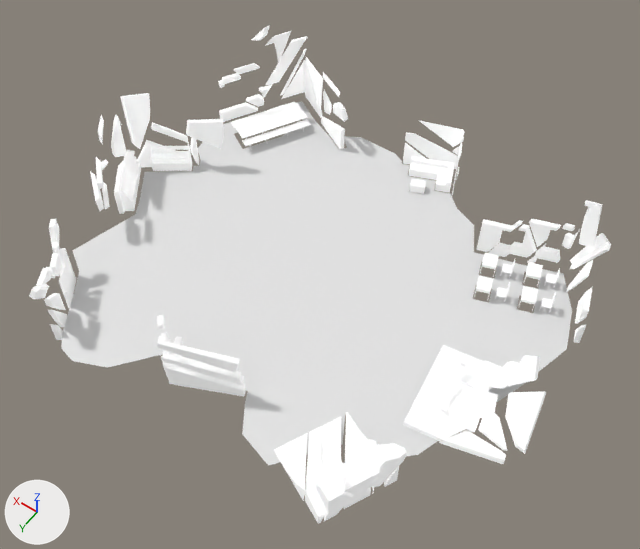
Before and after pictures for a commit that changed the glTF model bowerbird_webxr/src/assets/Models/detailednavmesh-v4.glb.
Rendered twice from a 50 mm lens placed at (-19.7, 24.8, 41.2), pointed at (-1.8, -0.3, 1.7). Lighting does not change. The marker at lower left points along +X, +Y and +Z. Where no turn or scale is listed for an object, it has been applied to the vertices. Vertices at the same position are counted once.

The scene before the commit, as lines of its bpy script (objects in view):
```python
ob_1_scene = bpy.data.objects.new('1_scene', me_mesh_8)
ob_1_scene.location = (0.69, 8.32, 0.96)
ob_2_scene = bpy.data.objects.new('2_scene', me_mesh_11)
ob_2_scene.location = (9.73, 8.88, 1.88)
ob_3_scene = bpy.data.objects.new('3_scene', me_mesh_10)
ob_3_scene.location = (12.81, -1.23, 2.1)
ob_5_scene = bpy.data.objects.new('5_scene', me_mesh_0)
ob_5_scene.location = (-2.2, -11.32, 0.0)
ob_7_scene = bpy.data.objects.new('7_scene', me_mesh_9)
ob_7_scene.location = (-12.3, 1.16, 0.68)
ob_cafe_wall001_cell010 = bpy.data.objects.new('Cafe_Wall001_cell010', me_mesh_3)
ob_cafe_wall001_cell010.location = (8.87, -9.45, 0.54)
ob_cafe_wall001_cell010_1 = bpy.data.objects.new('Cafe_Wall001_cell010_1', me_mesh_4)
ob_cafe_wall001_cell010_1.location = (8.87, -9.45, 0.54)
ob_cafe_wall001_cell010_2 = bpy.data.objects.new('Cafe_Wall001_cell010_2', me_mesh_5)
ob_cafe_wall001_cell010_2.location = (8.87, -9.45, 0.54)
ob_cafe_wall001_cell010_3 = bpy.data.objects.new('Cafe_Wall001_cell010_3', me_mesh_6)
ob_cafe_wall001_cell010_3.location = (8.87, -9.45, 0.54)
# also in view: 'Plane' at (-1.0, -0.9, 0.0); '9_scene' at (-8.8, 8.4, 2.1); 'StockWall002_cell010' at (-11.5, -8.0, 2.9)
```
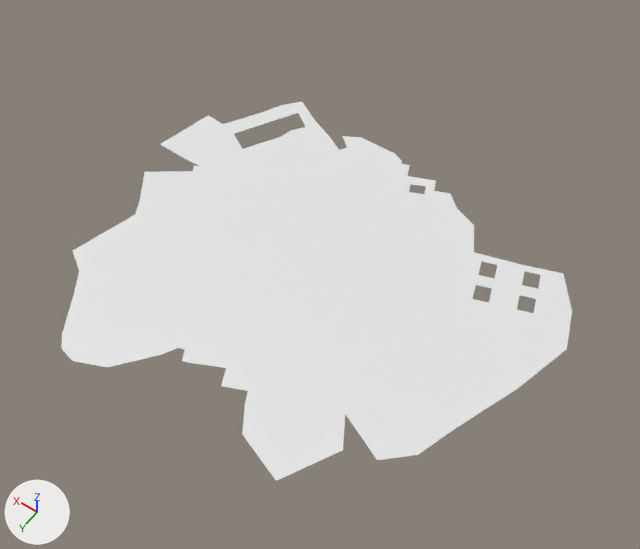
The change, as a list of edits to the scene's bpy script:
```text
Change me_plane:
    where me_plane.from_pydata(...)  # 156 vertices, 224 faces; spans x -0.93..1.07, y -0.97..0.91, z -0.02..0.09
    used by ob_plane; location = (0.0, -1.28, 0.0); rotation_euler = (0.0, 0.0, 3.142), in degrees (0, 0, 180); scale = (14.1, 13.1, 0.0)
    me_plane part 1
    me_plane.vertices[103].co: (-0.77, 0.25, 0.0) -> (-0.83, 0.21, 0.0)  # pixel (200, 160) -> pixel (186, 159)
    me_plane.vertices[106].co: (-0.85, 0.44, 0.0) -> (-0.94, 0.53, 0.0)  # not seen -> pixel (208, 115)
    me_plane.vertices[107].co: (-0.84, 0.31, 0.0) -> (-1.0, 0.22, 0.0)  # pixel (197, 148) -> pixel (159, 144)
    me_plane part 2
    me_plane.vertices[11].co: (0.42, -0.87, 0.0) -> (0.48, -0.9, 0.0)  # pixel (268, 465) -> pixel (275, 481)
    me_plane.vertices[70].co: (0.59, -0.63, 0.0) -> (0.61, -0.65, 0.0)  # pixel (342, 444) -> pixel (343, 450)
Change ob_plane:
    ob_plane.scale: (14.1, 13.1, 0.0) -> (14.1, 13.1, 0.1)
Remove ob_1_scene:
    ob_1_scene = bpy.data.objects.new('1_scene', me_mesh_8)
    ob_1_scene.location = (0.69, 8.32, 0.96)
Remove ob_2_scene:
    ob_2_scene = bpy.data.objects.new('2_scene', me_mesh_11)
    ob_2_scene.location = (9.73, 8.88, 1.88)
Remove ob_3_scene:
    ob_3_scene = bpy.data.objects.new('3_scene', me_mesh_10)
    ob_3_scene.location = (12.81, -1.23, 2.1)
Remove ob_cafe_wall001_cell010:
    ob_cafe_wall001_cell010 = bpy.data.objects.new('Cafe_Wall001_cell010', me_mesh_3)
    ob_cafe_wall001_cell010.location = (8.87, -9.45, 0.54)
Remove ob_cafe_wall001_cell010_1:
    ob_cafe_wall001_cell010_1 = bpy.data.objects.new('Cafe_Wall001_cell010_1', me_mesh_4)
    ob_cafe_wall001_cell010_1.location = (8.87, -9.45, 0.54)
Remove ob_cafe_wall001_cell010_2:
    ob_cafe_wall001_cell010_2 = bpy.data.objects.new('Cafe_Wall001_cell010_2', me_mesh_5)
    ob_cafe_wall001_cell010_2.location = (8.87, -9.45, 0.54)
Remove ob_cafe_wall001_cell010_3:
    ob_cafe_wall001_cell010_3 = bpy.data.objects.new('Cafe_Wall001_cell010_3', me_mesh_6)
    ob_cafe_wall001_cell010_3.location = (8.87, -9.45, 0.54)
Remove ob_5_scene:
    ob_5_scene = bpy.data.objects.new('5_scene', me_mesh_0)
    ob_5_scene.location = (-2.2, -11.32, 0.0)
Remove ob_stockwall002_cell010:
    ob_stockwall002_cell010 = bpy.data.objects.new('StockWall002_cell010', me_mesh_1)
    ob_stockwall002_cell010.location = (-11.08, -7.36, 0.76)
Remove ob_stockwall002_cell010_1:
    ob_stockwall002_cell010_1 = bpy.data.objects.new('StockWall002_cell010_1', me_mesh_2)
    ob_stockwall002_cell010_1.location = (-11.08, -7.36, 0.76)
Remove ob_7_scene:
    ob_7_scene = bpy.data.objects.new('7_scene', me_mesh_9)
    ob_7_scene.location = (-12.3, 1.16, 0.68)
Remove ob_9_scene:
    ob_9_scene = bpy.data.objects.new('9_scene', me_mesh_7)
    ob_9_scene.location = (-9.05, 8.41, 1.24)
```

Location of each change, [x1, y1, x2, y2] in pixels of the pictures (640 x 549 px; the box of a moved part takes in the faces that stretch with it):
'Plane', reshaped, rescaled: before [61, 101, 572, 466]; after [61, 101, 572, 481]
'7_scene', deleted: before [404, 345, 546, 464]
'9_scene', deleted: before [274, 412, 407, 524]
'3_scene', deleted: before [90, 93, 224, 214]
'StockWall002_cell010', deleted: before [474, 200, 611, 343]
'Cafe_Wall001_cell010', deleted: before [218, 25, 348, 149]
'1_scene', deleted: before [157, 315, 245, 397]
'5_scene', deleted: before [403, 120, 465, 198]
'2_scene', deleted: before [29, 219, 76, 340]
'Cafe_Wall001_cell010_1', deleted: before [266, 36, 307, 86]
'StockWall002_cell010_1', deleted: before [566, 260, 593, 323]
'Cafe_Wall001_cell010_3', deleted: before [221, 49, 306, 107]
'Cafe_Wall001_cell010_2', deleted: before [251, 29, 266, 41]
part 1 of me_plane, moved or reshaped: before [197, 125, 243, 166]; after [160, 115, 243, 166]
part 2 of me_plane, moved or reshaped: before [242, 414, 345, 466]; after [242, 414, 345, 481]
